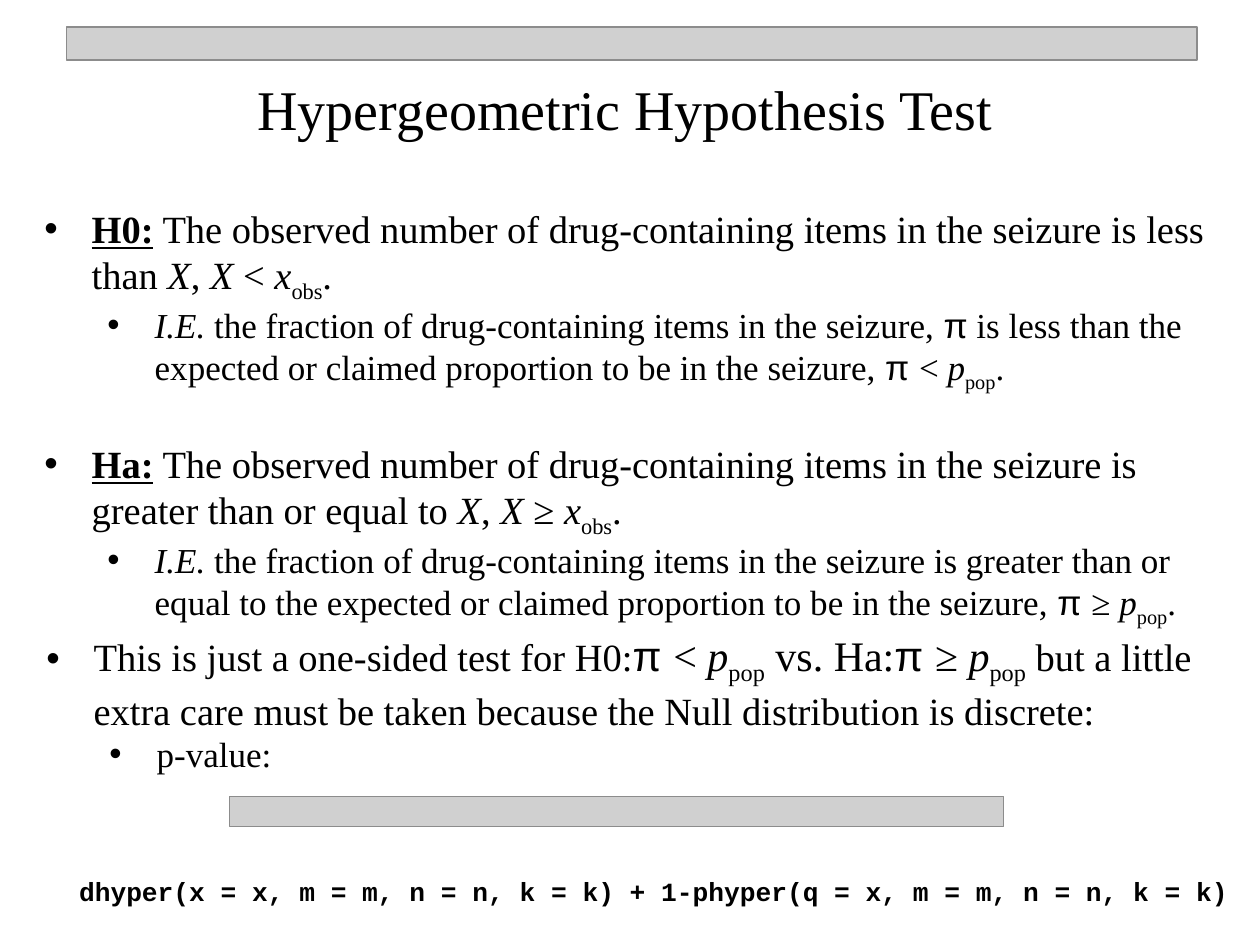
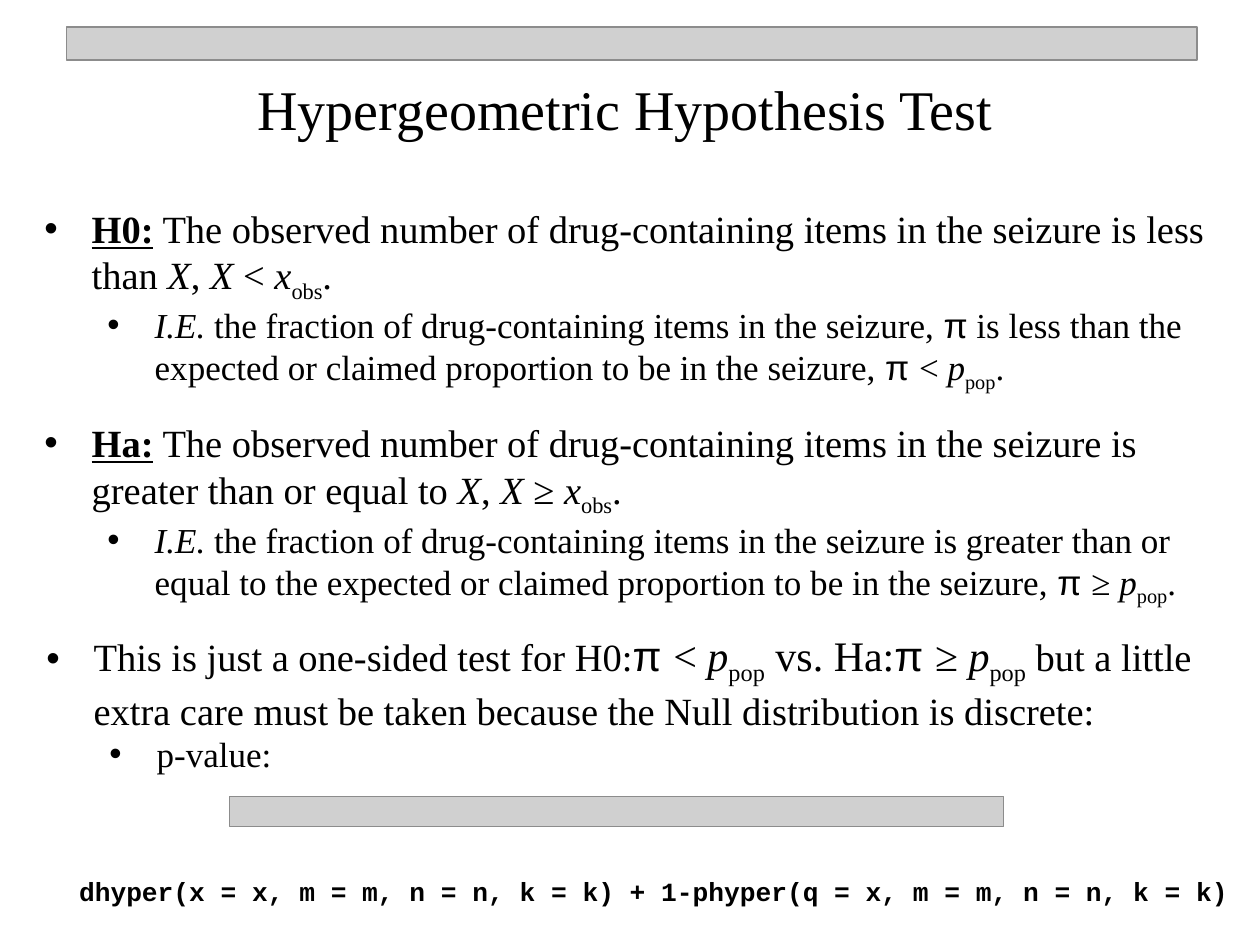
Before and after one commit to npetraco/709, a slide deck: slide 46 of Notes/7_one_and_two_sample_hypothesis_testing.pptx. Drawn at 1260x945 pixels with LibreOffice and Linux fonts; fonts in the diff are those of the drawing; grey boxes stand for pictures. Boxes give left, top, right and bottom in pixels: in the first picture for what was removed or moved away, otherwise in the second. Text is boxed around its words. In the diff, an @@ line names an element or a change of style, - is before the commit and + after.

Commit message:
update

```diff
--- a/Notes/7_one_and_two_sample_hypothesis_testing.pptx
+++ b/Notes/7_one_and_two_sample_hypothesis_testing.pptx
@@ text added at [92, 430, 1170, 602], 20 pt, text #000000 @@
+• Ha: The observed number of drug-containing items in the seizure is greater than or equal to X, X ≥ xobs.
+  • I.E. the fraction of drug-containing items in the seizure is greater than or equal to the expected or claimed proportion to be in the seizure, π ≥ ppop.
@@ text at [92, 451, 1170, 622]: paragraphs removed @@
-• Ha: The observed number of drug-containing items in the seizure is greater than or equal to X, X ≥ xobs.
-  • I.E. the fraction of drug-containing items in the seizure is greater than or equal to the expected or claimed proportion to be in the seizure, π ≥ ppop.
```
Also in this commit, not shown: 2 other slides changed.
